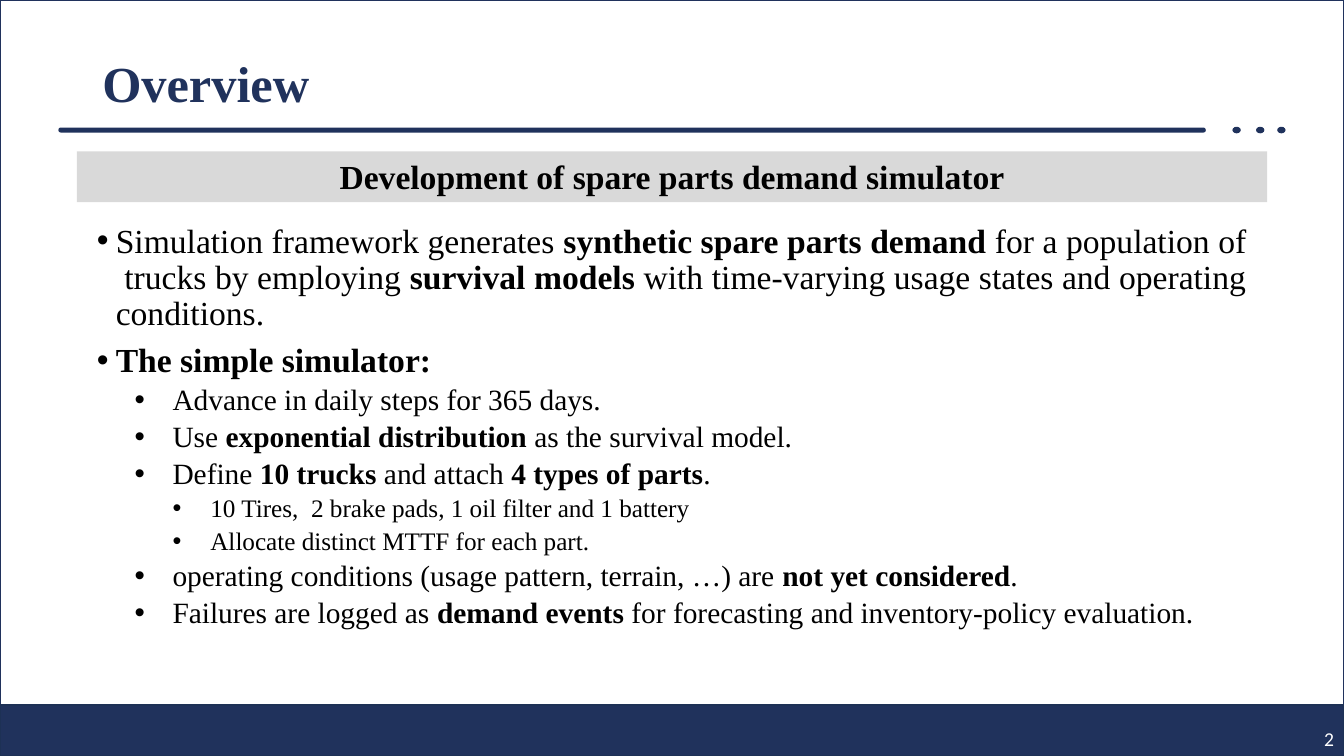
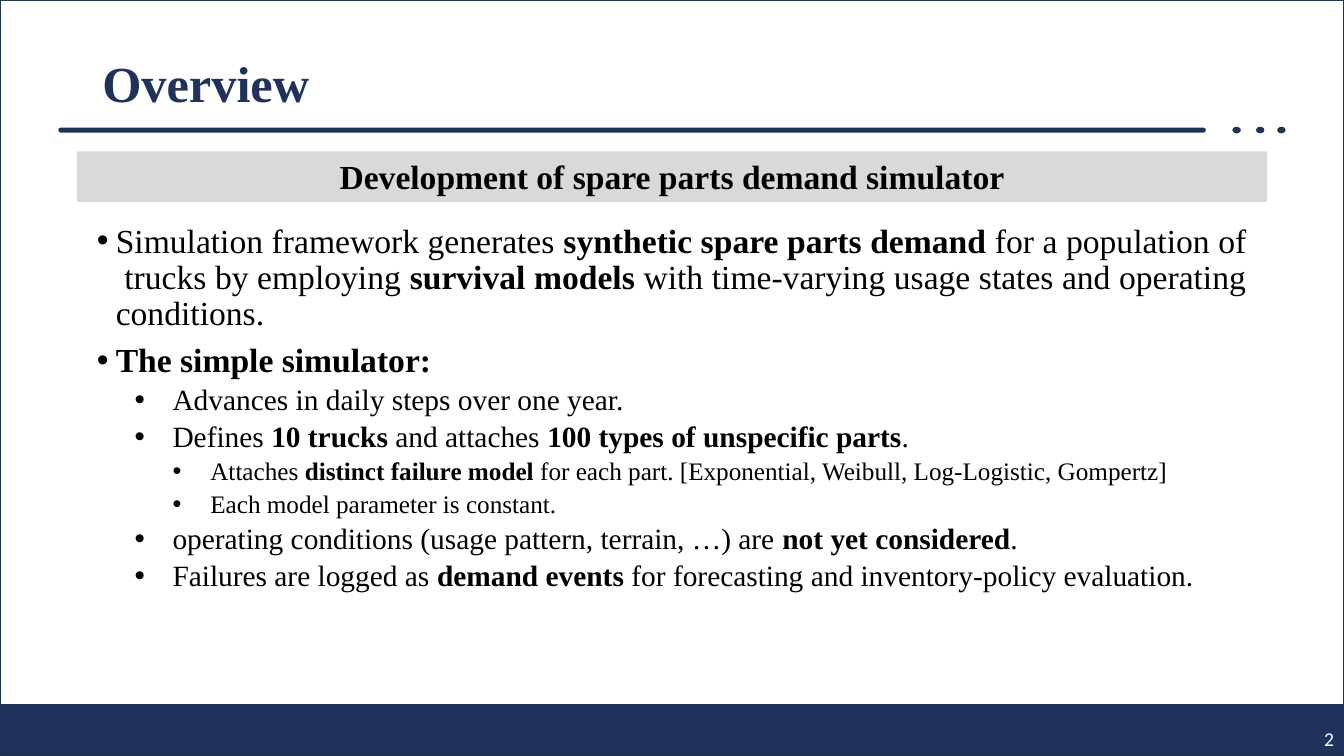
Before and after one commit to caisr-hh/TruckParts-Demand-Inventory-Simulator, a slide deck: slide 2 of documents/Simulator_Idea_20251005.pptx. Drawn at 1344x756 pixels with LibreOffice and Linux fonts; fonts in the diff are those of the drawing. Boxes give left, top, right and bottom in pixels: in the first picture for what was removed or moved away, otherwise in the second. Text is boxed around its words. In the diff, an @@ line names an element or a change of style, - is before the commit and + after.

Commit message:
Upload PPT and pdf files.

```diff
--- a/documents/Simulator_Idea_20251005.pptx
+++ b/documents/Simulator_Idea_20251005.pptx
@@ text at (173,389,1167,519): text changed; size 21 to 18 pt @@
-  • Advance in daily steps for 365 days.
-  • Use exponential distribution as the survival model.
-  • Define 10 trucks and attach 4 types of parts.
-    • 10 Tires, 2 brake pads, 1 oil filter and 1 battery
-    • Allocate distinct MTTF for each part.
+  • Advances in daily steps over one year.
+  • Defines 10 trucks and attaches 100 types of unspecific parts.
+    • Attaches distinct failure model for each part. [Exponential, Weibull, Log-Logistic, Gompertz]
+    • Each model parameter is constant.
```
Also in this commit, not shown: 1 other slide changed, 1 slide removed, 2 other files.
